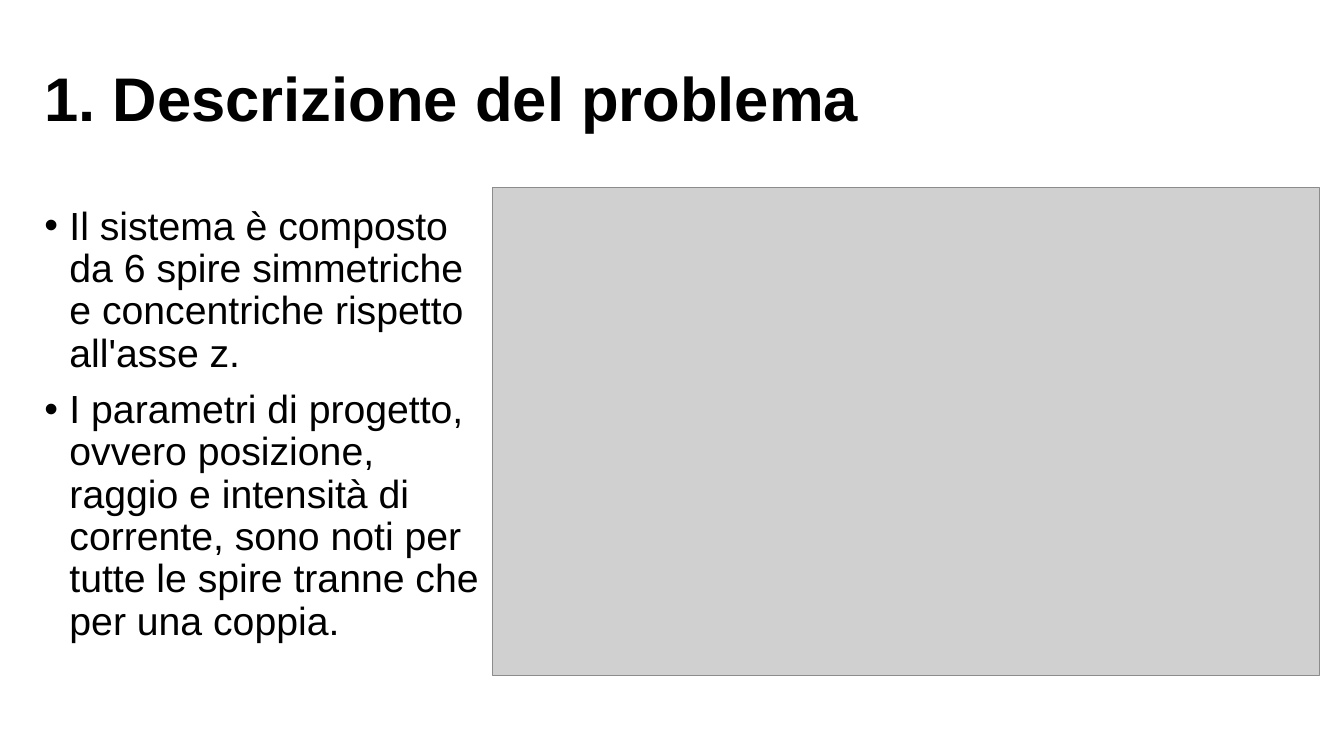
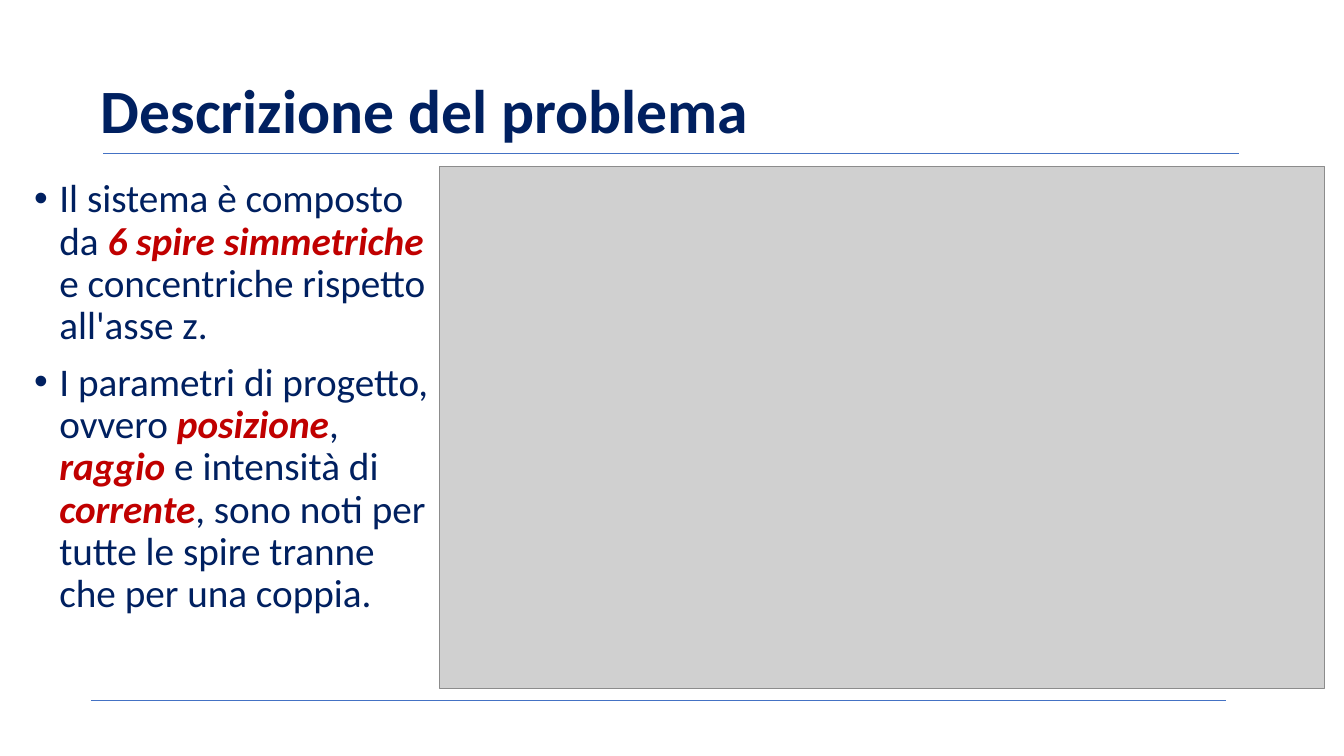
Before and after one commit to BernardoGiordano/NelderMeadMethod, a slide deck: slide 3 of presentazione progetto/Presentazione martone MOTT.pptx. Drawn at 1344x756 pixels with LibreOffice and Linux fonts; fonts in the diff are those of the drawing; grey boxes stand for pictures; background and template pictures are left out. Boxes give left, top, right and bottom in pixels: in the first picture for what was removed or moved away, otherwise in the second. Text is boxed around its words. In the diff, an @@ line names an element or a change of style, - is before the commit and + after.

```diff
--- a/presentazione progetto/Presentazione martone MOTT.pptx
+++ b/presentazione progetto/Presentazione martone MOTT.pptx
@@ text at (101,89,748,143): text changed; font Arial to Calibri; text colour #000000 to #002060 @@
-1. Descrizione del problema
+Descrizione del problema
@@ text "Il sistema è composto da ...": place and size @@
-text "Il sistema è composto da ..." at (69,211,478,643)
+text "Il sistema è composto da ..." at (59,184,428,614)
@@ text "Il sistema è composto da ..." at (59,184,428,614): font Arial to Calibri; text colour #000000 to #002060 in "Il sistema è composto da e concentriche ...", "I parametri di progetto, ovvero posizione, e ..."; text colour #000000 to #C00000, bold on, italic on in "6 spire simmetriche", "posizione, raggio corrente," @@
@@ line added from (104, 153) to (1239, 153), #4472C4 0.5 pt @@
@@ picture: place and size @@
-picture at (492,188,1319,676)
+picture at (440,166,1325,689)
@@ line added from (91, 701) to (1227, 701), #4472C4 0.5 pt @@
```
Also in this commit, not shown: 5 other slides changed, 3 slides added, 4 slides removed.
